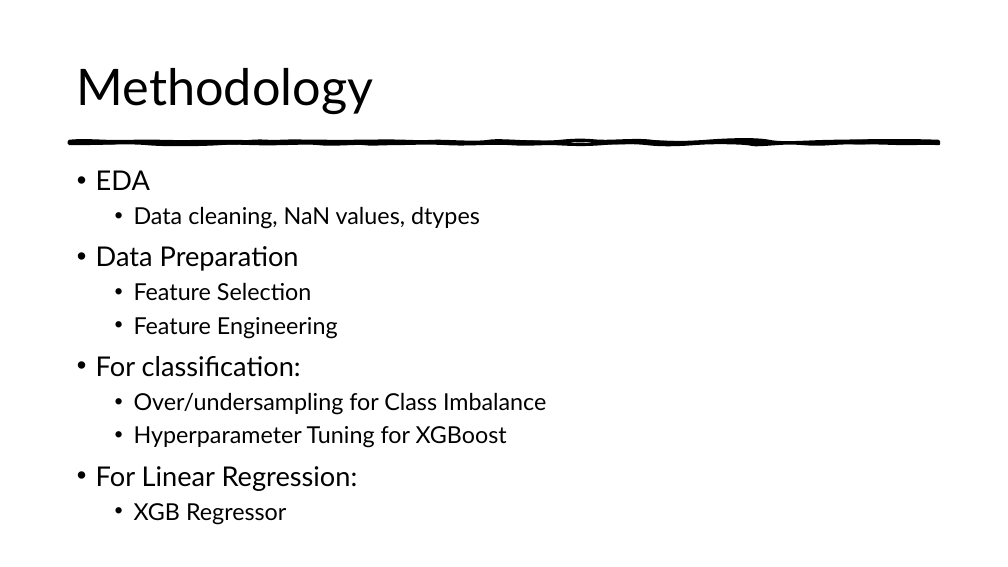
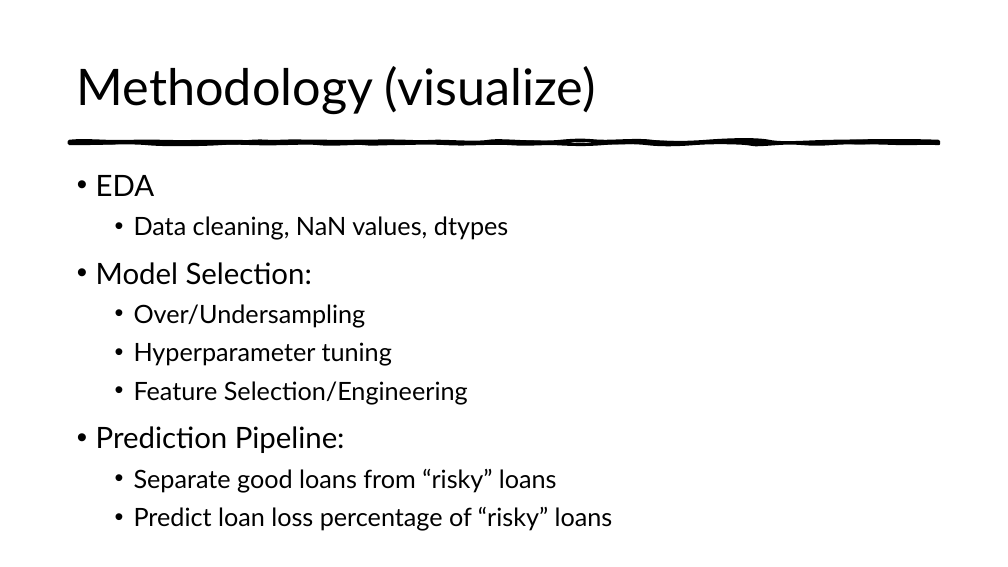
Before and after one commit to mdominguez2010/Loan-Loss, a slide deck: slide 4 of presentation/mvp .pptx. Drawn at 1008x567 pixels with LibreOffice and Linux fonts; fonts in the diff are those of the drawing. Boxes give left, top, right and bottom in pixels: in the first picture for what was removed or moved away, otherwise in the second. Text is boxed around its words. In the diff, an @@ line names an element or a change of style, - is before the commit and + after.

```diff
--- a/presentation/mvp .pptx
+++ b/presentation/mvp .pptx
@@ title at [77,66,596,113]: text changed @@
-Methodology
+Methodology (visualize)
@@ text at [96,175,508,240]: size 25.9 to 28 pt in "EDA"; size 22.2 to 24 pt in "Data cleaning, NaN values, dtypes"; line spacing 1 to 1.1 @@
@@ text at [96,262,613,531]: text changed; size 22.2 to 24 pt @@
-• Data Preparation
-  • Feature Selection
-  • Feature Engineering
-• For classification:
-  • Over/undersampling for Class Imbalance
-  • Hyperparameter Tuning for XGBoost
-• For Linear Regression:
-  • XGB Regressor
+• Model Selection:
+  • Over/Undersampling
+  • Hyperparameter tuning
+  • Feature Selection/Engineering
+• Prediction Pipeline:
+  • Separate good loans from “risky” loans
+  • Predict loan loss percentage of “risky” loans
```
Also in this commit, not shown: 7 other slides changed, 2 slides added, 1 slide removed, 1 other file.
